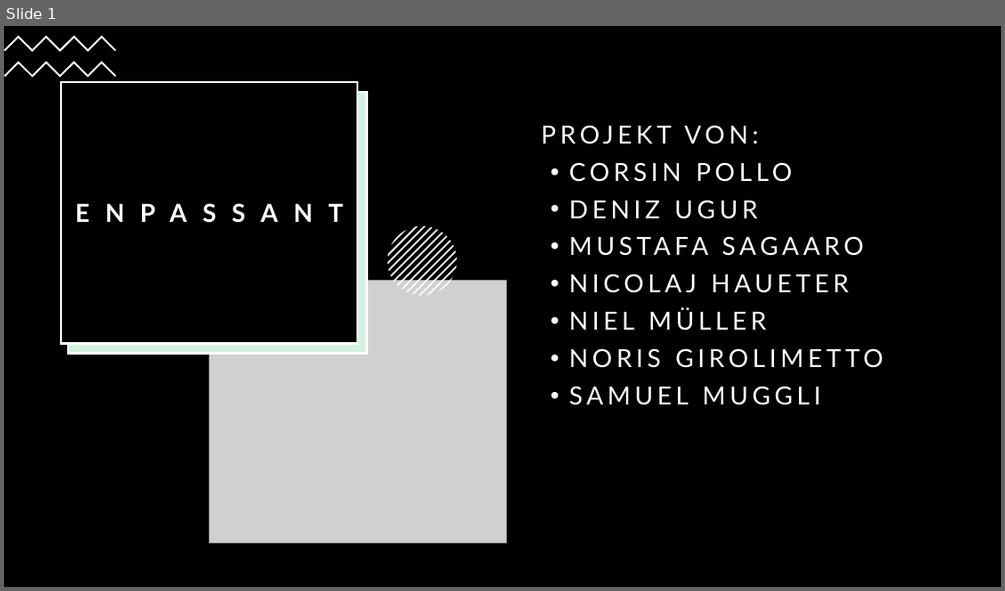
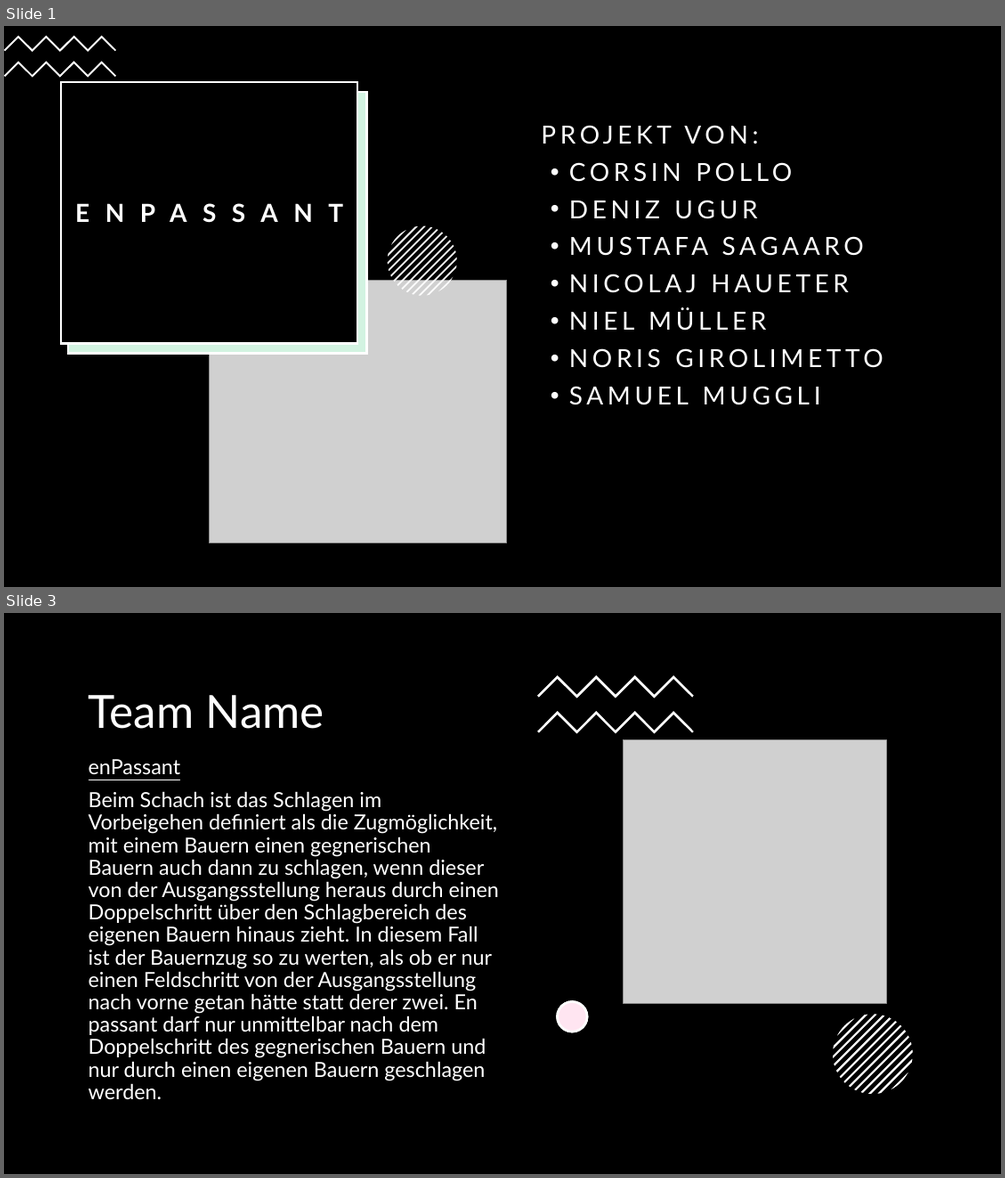
Before and after one commit to Uruguruu/enPassant, a slide deck: enPassantPitch.pptx. Shown one above the other, each under a label of ours: slide 1 before the commit, slides 1 and 3 after it; the slides between them are not shown. The pictures are 1005x591 and 1005x1178 pixels, drawn with LibreOffice and Linux fonts; fonts in the diff are those of the drawing; grey boxes stand for pictures. Boxes give left, top, right and bottom in pixels: in the first picture for what was removed or moved away, otherwise in the second. Text is boxed around its words. In the diff, an @@ line names an element or a change of style, - is before the commit and + after.

Commit message:
Präsentation V1

```diff
--- a/enPassantPitch.pptx
+++ b/enPassantPitch.pptx
@@ slide 3 added at <box>4,613,1001,1174</box>, background #000000 @@
@@ rectangle added at <box>4,613,1001,1174</box>, fill #000000 @@
@@ freeform shape added at <box>537,676,694,698</box>, fill #FFFFFF @@
@@ freeform shape added at <box>537,676,694,698</box>, fill #FFFFFF at 60% opacity @@
@@ title added at <box>89,695,324,729</box>, 44 pt, text #FFFFFF @@
+Team Name
@@ freeform shape added at <box>537,711,694,733</box>, fill #FFFFFF @@
@@ freeform shape added at <box>537,711,694,733</box>, fill #FFFFFF at 60% opacity @@
@@ picture added at <box>623,740,886,1004</box> @@
@@ text added at <box>89,759,499,1099</box>, 20 pt, text #FFFFFF @@
+enPassant
+Beim Schach ist das Schlagen im Vorbeigehen definiert als die Zugmöglichkeit, mit einem Bauern einen gegnerischen Bauern auch dann zu schlagen, wenn dieser von der Ausgangsstellung heraus durch einen Doppelschritt über den Schlagbereich des eigenen Bauern hinaus zieht. In diesem Fall ist der Bauernzug so zu werten, als ob er nur einen Feldschritt von der Ausgangsstellung nach vorne getan hätte statt derer zwei. En passant darf nur unmittelbar nach dem Doppelschritt des gegnerischen Bauern und nur durch einen eigenen Bauern geschlagen werden.
@@ ellipse added at <box>558,1002,587,1032</box>, fill #FFFFFF, outline #FFFFFF 2.25 pt @@
@@ ellipse added at <box>558,1002,587,1032</box>, fill #FF80BD at 20% opacity, outline #FFFFFF 2.25 pt @@
@@ group added at <box>833,1013,913,1094</box>: 13 freeform shapes @@
@@ group added at <box>833,1013,913,1094</box>: 13 freeform shapes @@
```
Also in this commit, not shown: 3 other slides added.
